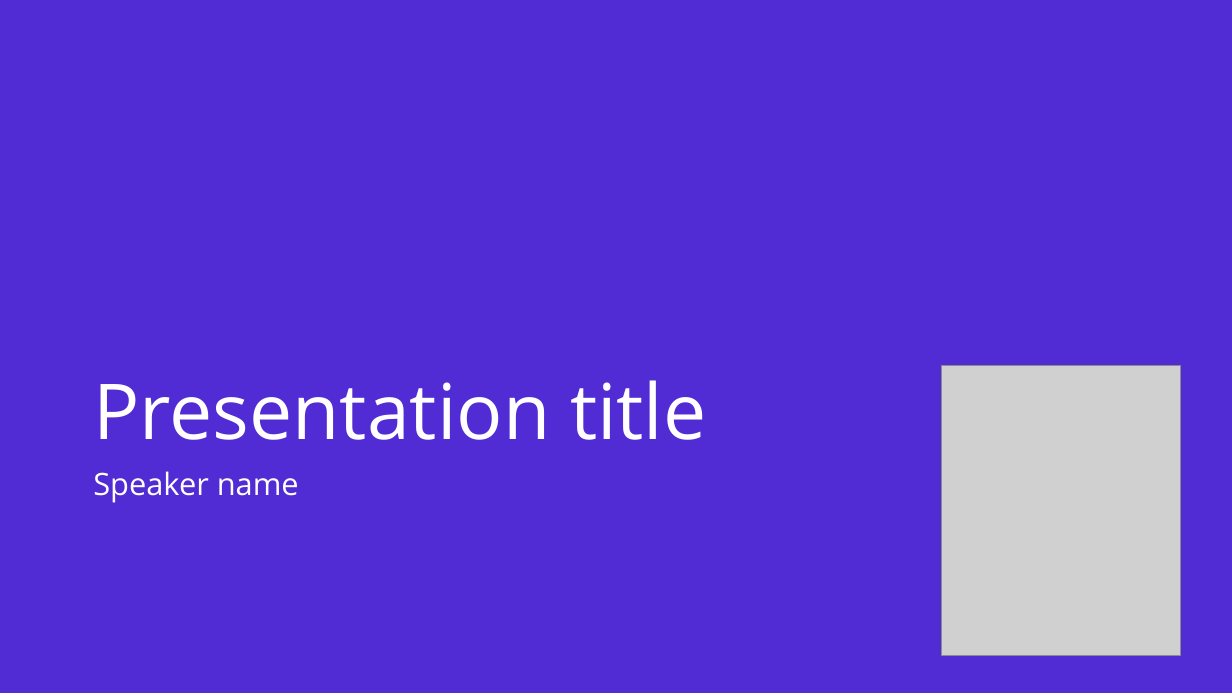
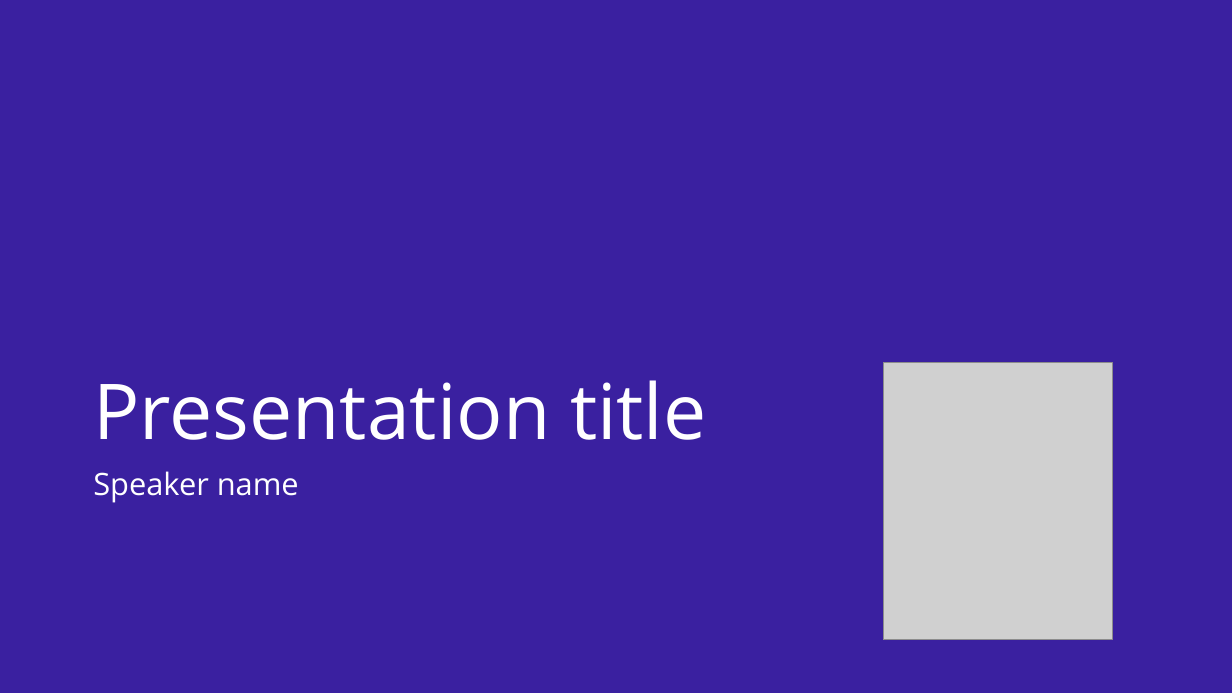
Before and after one commit to dotnet/brand, a slide deck: slide 2 of presentation-template/dotnet-deck-template.odp. Drawn at 1232x693 pixels with LibreOffice and Linux fonts; fonts in the diff are those of the drawing; grey boxes stand for pictures. Boxes give left, top, right and bottom in pixels: in the first picture for what was removed or moved away, otherwise in the second. Text is boxed around its words. In the diff, an @@ line names an element or a change of style, - is before the commit and + after.

```diff
--- a/presentation-template/dotnet-deck-template.odp
+++ b/presentation-template/dotnet-deck-template.odp
@@ background #512BD3 to #3A20A0 @@
@@ picture: place and size @@
-picture at bbox=[941, 366, 1180, 655]
+picture at bbox=[884, 362, 1113, 640]
```
Also in this commit, not shown: 4 other slides changed, 9 slides added, 8 slides removed, 7 other files.
